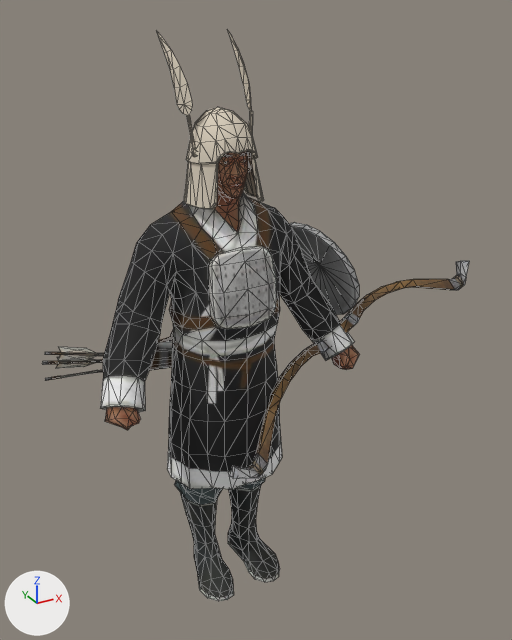
One commit to the glTF model public/assets/unit-models/29-firearcher.glb: the scene before it, then after it.
Before and after are seen from a 50 mm camera at (-1.17, -2.38, 2.44) aimed at (0.19, 0.1, 1.2). Lighting does not change. The marker at lower left points along +X, +Y and +Z. The first picture is the older version. Mesh edges are drawn as thin lines. Vertices at exactly the same position are counted once.
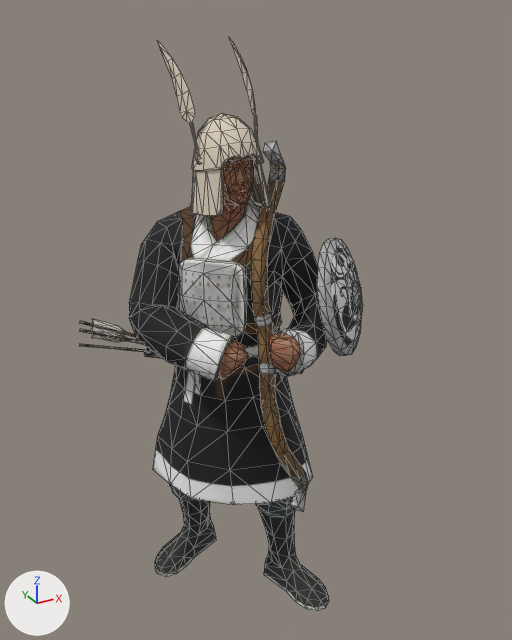
Boxes [x1, y1, x2, y2] around the edits, measured in the pictures (512 x 640 px; the box of a moved part takes in the faces that stretch with it):
'Mesh_0', reshaped (33% narrower): before [43, 30, 469, 601]; after [79, 39, 363, 611]
part 1 of me_mesh_0, moved or reshaped: before [149, 341, 173, 370]; after [144, 348, 303, 374]
part 2 of me_mesh_0, moved or reshaped: before [45, 369, 103, 381]; after [79, 344, 153, 352]
part 3 of me_mesh_0, moved or reshaped: before [45, 347, 104, 361]; after [79, 319, 136, 337]
part 4 of me_mesh_0, moved or reshaped: before [43, 357, 103, 368]; after [80, 329, 143, 344]
part 5 of me_mesh_0, moved or reshaped (not visible afterwards): before [158, 331, 173, 342]
part 6 of me_mesh_0, moved or reshaped: before [184, 107, 264, 209]; after [191, 113, 272, 216]
part 7 of me_mesh_0, moved or reshaped: before [228, 31, 251, 111]; after [230, 39, 256, 116]
part 8 of me_mesh_0, moved or reshaped: before [156, 30, 192, 116]; after [158, 42, 195, 123]
part 9 of me_mesh_0, moved or reshaped: before [187, 116, 196, 157]; after [190, 123, 200, 164]
part 10 of me_mesh_0, moved or reshaped: before [250, 111, 253, 134]; after [254, 116, 258, 142]
part 11 of me_mesh_0, moved or reshaped: before [230, 261, 469, 479]; after [251, 141, 308, 512]
part 12 of me_mesh_0, moved or reshaped: before [289, 222, 359, 315]; after [317, 238, 363, 356]
part 13 of me_mesh_0, moved or reshaped: before [101, 151, 360, 601]; after [129, 156, 329, 611]

The edits, one by one:
me_mesh_0 is used by ob_mesh_0; location (0.0, 0.0, 0.0).
me_mesh_0 had 1396 vertices, 2640 faces and spanned x -0.7..1.21, y -0.28..0.3, z 0.0..2.36.
me_mesh_0 now has 1396 vertices, 2640 faces and spans x -0.48..0.58, y -0.45..0.55, z 0.0..2.34.
me_mesh_0 part 1: the loose piece of 44 vertices spanning x -0.41..0.32, y 0.2..0.3, z 0.93..1.14 is turned -31.3 degrees about the z axis through its middle, then moved by (0.13, -0.05, -0.01).
me_mesh_0 part 2: the loose piece of 20 vertices spanning x -0.7..-0.27, y 0.22..0.27, z 1.03..1.07 is turned -31.3 degrees about the z axis through its middle, then moved by (0.19, 0.17, -0.02).
me_mesh_0 part 3: the loose piece of 20 vertices spanning x -0.69..-0.27, y 0.23..0.26, z 1.07..1.19 is turned -31.3 degrees about the z axis through its middle, then moved by (0.18, 0.17, -0.02).
me_mesh_0 part 4: the loose piece of 20 vertices spanning x -0.7..-0.27, y 0.25..0.28, z 1.05..1.15 is turned -31.3 degrees about the z axis through its middle, then moved by (0.2, 0.17, -0.02).
me_mesh_0 part 5: the loose piece of 49 vertices spanning x -0.27..-0.18, y 0.08..0.23, z 1.13..1.24 is multiplied about its middle by the matrix ((0.813, 0.375, 0.161), (-0.387, 0.823, 0.035), (-0.131, -0.1, 0.895)), then moved by (0.12, 0.06, -0.02).
me_mesh_0 part 6: the loose piece of 140 vertices spanning x -0.14..0.14, y -0.13..0.18, z 1.76..2.11 is multiplied about its middle by the matrix ((1.0, 0.024, -0.02), (-0.023, 0.998, 0.062), (0.022, -0.062, 0.998)), then moved by (-0.01, -0.06, -0.02).
me_mesh_0 part 7: the loose piece of 21 vertices spanning x 0.12..0.15, y 0.01..0.25, z 2.09..2.36 is moved by (-0.01, -0.04, -0.02).
me_mesh_0 part 8: the loose piece of 21 vertices spanning x -0.15..-0.12, y 0.01..0.25, z 2.09..2.36 is scaled about its middle by (0.965, 1.07, 0.953), then moved by (-0.01, -0.04, -0.02).
me_mesh_0 part 9: the loose piece of 28 vertices spanning x -0.13..-0.11, y -0.01..0.03, z 1.94..2.09 is moved by (-0.01, -0.05, -0.02).
me_mesh_0 part 10: the loose piece of 28 vertices spanning x 0.11..0.13, y -0.01..0.03, z 1.94..2.09 is moved by (-0.01, -0.06, -0.01).
me_mesh_0 part 11: the loose piece of 92 vertices spanning x -0.11..1.21, y -0.28..-0.04, z 0.67..1.37 is multiplied about its middle by the matrix ((0.398, 0.106, -0.911), (-0.089, -0.984, -0.153), (-0.913, 0.142, -0.383)), then moved by (-0.39, -0.06, 0.25).
me_mesh_0 part 12: the loose piece of 77 vertices spanning x 0.35..0.58, y -0.16..0.3, z 1.17..1.61 is multiplied about its middle by the matrix ((0.282, 0.815, 0.505), (-0.957, 0.201, 0.21), (0.07, -0.543, 0.837)), then moved by (-0.07, -0.3, -0.01).
me_mesh_0 part 13: 788 of 1396 vertices moved; they spanned x -0.57..0.57, y -0.2..0.21, z 0.0..2.07 and now span x -0.4..0.39, y -0.45..0.24, z 0.0..2.06; mean shift (-0.01, -0.08, 0.02); largest move (0.57, -0.12, 1.03) -> (0.05, -0.43, 1.28).
Other edits to the shape of me_mesh_0 do not show in these pictures.
